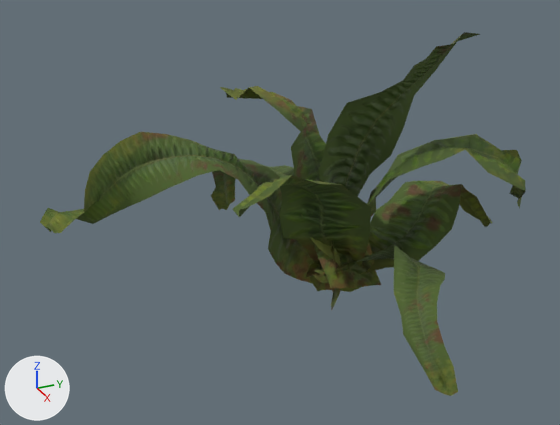
The glTF model game/assets/models/hf/fern_a.gltf, before and after one commit.
Both versions are drawn from a 50 mm camera at (1.186, -0.602, 0.74) aimed at (0.033, -0.083, 0.163). Lighting does not change. The marker at lower left points along +X, +Y and +Z. The older version comes first. Vertices at exactly the same position are counted once.

Objects in the first picture: 'fern_a'.
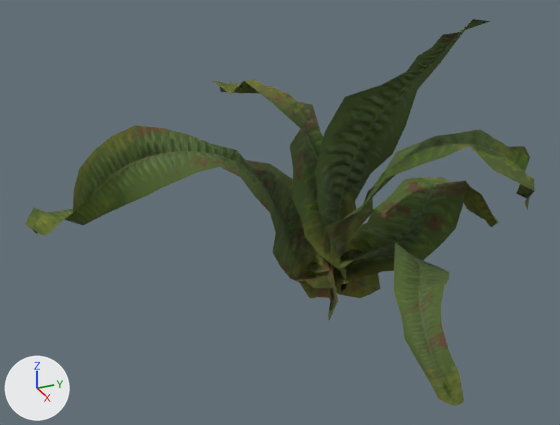
The change, as a diff of the scene's bpy script:
```diff
--- a/game/assets/models/hf/fern_a.gltf.py
+++ b/game/assets/models/hf/fern_a.gltf.py
@@ me_plane_024 @@
 # used by ob_fern_a; location = (0.0, 0.0, 0.0)
-me_plane_024.from_pydata(...)  # 610 vertices, 912 faces; spans x -0.405..0.443, y -0.485..0.431, z -0.045..0.482
+me_plane_024.from_pydata(...)  # 460 vertices, 688 faces; spans x -0.186..0.461, y -0.508..0.448, z -0.065..0.503
+# me_plane_024 part 1: the loose piece of 65 vertices spanning x -0.094..0.114, y -0.033..0.431, z 0.014..0.154 is scaled about its middle by 1.08, then moved by (0.0, -0.002, 0.001)
+# me_plane_024 part 2: the loose piece of 115 vertices spanning x -0.115..0.061, y -0.485..0.096, z -0.023..0.303 is scaled about its middle by 1.08, then moved by (0.0, 0.0, -0.002)
+# me_plane_024 part 3: the loose piece of 85 vertices spanning x 0.01..0.443, y -0.018..0.125, z 0.014..0.148 is scaled about its middle by 1.08, then moved by (0.001, 0.001, 0.0)
+# me_plane_024 part 4: the loose piece of 65 vertices spanning x -0.042..0.212, y -0.011..0.383, z -0.013..0.283 is scaled about its middle by 1.08, then moved by (0.001, 0.0, -0.003)
+# me_plane_024 part 5: the loose piece of 65 vertices spanning x -0.03..0.156, y -0.01..0.226, z -0.045..0.482 is scaled about its middle by 1.08, then moved by (0.001, 0.002, 0.001)
+# me_plane_024 part 6: the loose piece of 65 vertices spanning x -0.174..0.088, y -0.132..0.094, z 0.002..0.371 is scaled about its middle by 1.08, then moved by (-0.001, -0.001, -0.003)
+# me_plane_024 part 7: the loose piece of 85 vertices spanning x -0.405..0.118, y -0.078..0.094, z -0.019..0.173 is deleted
+# me_plane_024 part 8: the loose piece of 65 vertices spanning x -0.016..0.216, y -0.228..0.066, z -0.014..0.303 is deleted
 me_plane_024.materials.append(mat_fern_02)
```

Where the change shows, as pixel boxes (x1, y1, x2, y2) in the pictures (560 x 425 px; the box of a moved part takes in the faces that stretch with it):
'fern_a', reshaped (6% taller): before (40, 32, 526, 396); after (25, 19, 535, 406)
part 1 of me_plane_024, moved or reshaped: before (306, 181, 492, 283); after (297, 177, 499, 288)
part 2 of me_plane_024, moved or reshaped: before (40, 132, 361, 292); after (25, 125, 380, 298)
part 3 of me_plane_024, moved or reshaped: before (313, 245, 458, 396); after (307, 242, 464, 406)
part 4 of me_plane_024, moved or reshaped: before (309, 134, 526, 291); after (300, 129, 535, 299)
part 5 of me_plane_024, moved or reshaped: before (319, 32, 479, 309); after (315, 19, 490, 320)
part 6 of me_plane_024, moved or reshaped: before (220, 86, 341, 267); after (213, 79, 358, 292)
part 7 of me_plane_024, deleted: before (211, 159, 381, 288)
part 8 of me_plane_024, deleted (green): before (233, 175, 371, 267)
